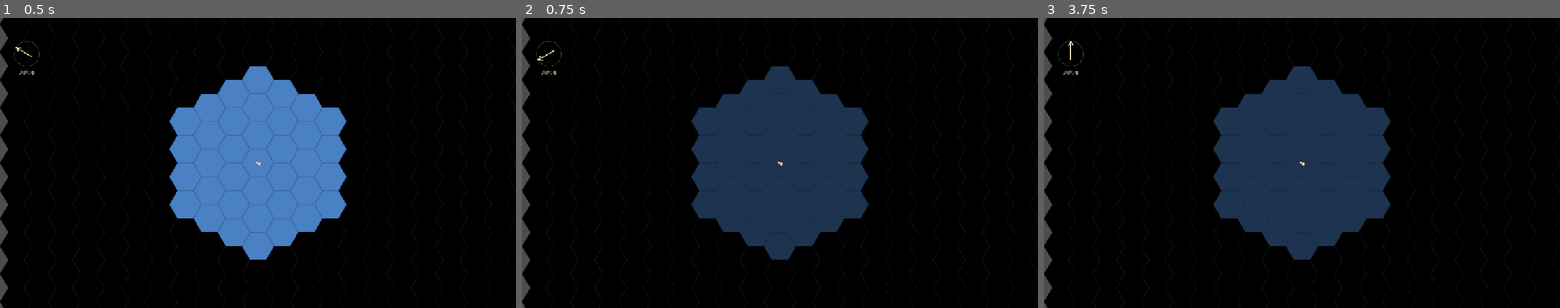
Above: before the commit, frames 1-3 (left to right).
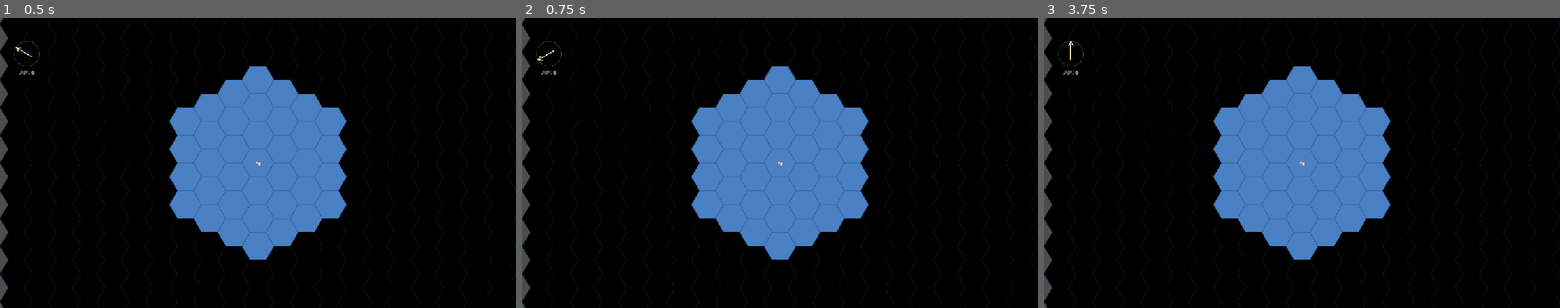
Above: after the commit, the same moments.

Repository: pdesjardins/windfall
Game: Godot game, scene res://node_2d.tscn
Same seed, same stepped clock (60 frames per second), same inputs: the game is played once before the commit and once after it.
Inputs (mouse positions are in pixels of both pictures, inside the frame that each line leads up to):
- Up to frame 1 (0.5 s): no input
- Up to frame 2 (0.75 s): tap Enter at 0.5 s; move the mouse to (893, 148) at 0.52 s; tap B at 0.6 s; click (893, 148) at 0.67 s
- Up to frame 3 (3.75 s): tap Space at 1.25, 2.75 s; drag from (1198, 177) to (1276, 221) at 1.27 s; tap Enter at 2, 3.5 s; move the mouse to (1353, 99) at 2.02 s; tap F at 2.1 s; click (1353, 99) at 2.17 s; tap B at 2.3 s; drag from (1276, 221) to (1147, 119) at 2.77 s; move the mouse to (1456, 206) at 3.52 s; tap Keypad Enter at 3.6 s; click (1456, 206) at 3.67 s

Frame 1 is identical in both runs. In frame 2, 17% of the frame differs, in the area x 32-68%, y 16-84%; in frame 3, 17%.

Commit message:
Implemented fort building and fortification detection.

Diff:
--- a/godot/CrewMarker.gd
+++ b/godot/CrewMarker.gd
@@ -3,6 +3,8 @@
 
 var map_pos: Vector2i = Vector2i.ZERO
 var ap_remaining: int = 1
+var building: bool = false
+var build_pos: Vector2i = Vector2i.ZERO
 
 
 func _ready() -> void:
--- /dev/null
+++ b/godot/FortLines.gd
@@ -0,0 +1,42 @@
+class_name FortLines
+extends Node2D
+
+var _live_walls: PackedByteArray
+var _width: int
+var _height: int
+var _layer: TileMapLayer
+
+
+func update(live_walls: PackedByteArray, width: int, height: int, layer: TileMapLayer) -> void:
+	_live_walls = live_walls
+	_width = width
+	_height = height
+	_layer = layer
+	queue_redraw()
+
+
+func _draw() -> void:
+	if _live_walls.is_empty():
+		return
+	for y in _height:
+		for x in _width:
+			var idx := y * _width + x
+			if _live_walls[idx] == 0:
+				continue
+			var cell := Vector2i(x, y)
+			var from_world := _layer.map_to_local(cell)
+			var neighbors := _layer.get_surrounding_cells(cell)
+			for neighbor in neighbors:
+				if not _in_bounds(neighbor):
+					continue
+				var nidx := neighbor.y * _width + neighbor.x
+				if _live_walls[nidx] == 0:
+					continue
+				if nidx <= idx:
+					continue
+				draw_line(from_world, _layer.map_to_local(neighbor),
+						Color("#5a4a3a"), 3.0, true)
+
+
+func _in_bounds(pos: Vector2i) -> bool:
+	return pos.x >= 0 and pos.x < _width and pos.y >= 0 and pos.y < _height
--- a/godot/Main.gd
+++ b/godot/Main.gd
@@ -12,10 +12,17 @@
 const TERRAIN_MOUNTAIN := 4
 
 const SHIP_SIGHT_RANGE := 3
+const CREW_SIGHT_RANGE := 1
+const WALL_SIGHT_RANGE := 1
 const SHIP_CAPACITY := 10
 const CREW_COUNT := 3
 const CREW_AP_BUDGET := 1
 const DRAG_THRESHOLD := 4.0
+
+const IMPROVEMENT_NONE := 0
+const IMPROVEMENT_WALL_1 := 1
+const IMPROVEMENT_WALL_2 := 2
+const IMPROVEMENT_WALL := 3
 
 # Tunable thresholds — all noise values are in the range -1.0 to 1.0
 const WATER_THRESHOLD: float = 0.05
@@ -24,7 +31,10 @@
 const FOREST_THRESHOLD: float = 0.0
 
 var terrain_data: PackedByteArray
+var improvements: PackedByteArray
+var live_walls: PackedByteArray
 var fog := Fog.new()
+var _fort_lines: FortLines
 var _ship_position := Vector2i.ZERO
 var _ship_direction: int = 1
 var _ship_selected := false
@@ -49,11 +59,18 @@
 	_wind_dir = _game_seed % 6
 	_setup_tileset()
 	_generate_terrain()
+	improvements = PackedByteArray()
+	improvements.resize(MAP_WIDTH * MAP_HEIGHT)
+	live_walls = PackedByteArray()
+	live_walls.resize(MAP_WIDTH * MAP_HEIGHT)
 	_render_terrain()
 	_setup_fog_layer()
+	_setup_improvement_layer()
 	fog.setup(MAP_WIDTH, MAP_HEIGHT)
 	_place_ship()
 	_render_fog()
+	_fort_lines = FortLines.new()
+	$World.add_child(_fort_lines)
 	_overlay = SelectionOverlay.new()
 	$World.add_child(_overlay)
 	_setup_camera()
@@ -67,6 +84,8 @@
 		elif not event.ctrl_pressed and not event.shift_pressed:
 			if event.keycode == KEY_ENTER or event.keycode == KEY_KP_ENTER:
 				_end_turn()
+			elif event.keycode == KEY_B:
+				_try_start_build()
 	elif event is InputEventMouseButton and event.button_index == MOUSE_BUTTON_LEFT:
 		if event.pressed:
 			_drag_start = event.position
@@ -103,6 +122,8 @@
 		_select_ship()
 	else:
 		for crew: CrewMarker in _crew_units:
+			if crew.building:
+				continue
 			if crew.map_pos == clicked:
 				_select_crew(crew)
 				break
@@ -170,9 +191,28 @@
 	_wind_dir = Wind.apply_shift(_wind_dir, shift)
 	_ship_budget = Wind.SHIP_MOVE_BUDGET
 	for crew: CrewMarker in _crew_units:
-		crew.ap_remaining = CREW_AP_BUDGET
+		if not crew.building:
+			crew.ap_remaining = CREW_AP_BUDGET
+		else:
+			var idx := crew.build_pos.y * MAP_WIDTH + crew.build_pos.x
+			match improvements[idx]:
+				IMPROVEMENT_WALL_1:
+					improvements[idx] = IMPROVEMENT_WALL_2
+				IMPROVEMENT_WALL_2:
+					improvements[idx] = IMPROVEMENT_WALL
+					crew.building = false
 	_clear_selection()
+	_render_improvements()
+	_detect_forts()
 	fog.end_turn()
+	var fl := $World/TerrainLayer as TileMapLayer
+	fog.set_visible(_ship_position.x, _ship_position.y, SHIP_SIGHT_RANGE, fl)
+	for crew: CrewMarker in _crew_units:
+		fog.set_visible(crew.map_pos.x, crew.map_pos.y, CREW_SIGHT_RANGE, fl)
+	for y in MAP_HEIGHT:
+		for x in MAP_WIDTH:
+			if live_walls[y * MAP_WIDTH + x] == 1:
+				fog.set_visible(x, y, WALL_SIGHT_RANGE, fl)
 	_render_fog()
 	_update_wind_indicator()
 
@@ -221,8 +261,9 @@
 	for neighbor: Vector2i in layer.get_surrounding_cells(_ship_position):
 		if not _in_bounds(neighbor):
 			continue
-		var t := terrain_data[neighbor.y * MAP_WIDTH + neighbor.x]
-		if t != TERRAIN_OCEAN and t != TERRAIN_MOUNTAIN:
+		var idx := neighbor.y * MAP_WIDTH + neighbor.x
+		var t := terrain_data[idx]
+		if t != TERRAIN_OCEAN and t != TERRAIN_MOUNTAIN and improvements[idx] != IMPROVEMENT_WALL:
 			targets.append(neighbor)
 	return targets
 
@@ -257,6 +298,8 @@
 	marker.ap_remaining = CREW_AP_BUDGET
 	_crew_units.append(marker)
 	$World/Units.add_child(marker)
+	fog.set_visible(target.x, target.y, CREW_SIGHT_RANGE, layer)
+	_render_fog()
 
 
 func _embark_crew(crew: CrewMarker) -> void:
@@ -270,6 +313,140 @@
 	crew.map_pos = target
 	crew.position = layer.map_to_local(target)
 	crew.ap_remaining -= 1
+	fog.set_visible(target.x, target.y, CREW_SIGHT_RANGE, layer)
+	_render_fog()
+
+
+func _try_start_build() -> void:
+	if _selected_crew == null or _selected_crew.building or _selected_crew.ap_remaining == 0:
+		return
+	var pos := _selected_crew.map_pos
+	var idx := pos.y * MAP_WIDTH + pos.x
+	var t := terrain_data[idx]
+	if t == TERRAIN_OCEAN or t == TERRAIN_MOUNTAIN:
+		return
+	if improvements[idx] != IMPROVEMENT_NONE:
+		return
+	_selected_crew.building = true
+	_selected_crew.build_pos = pos
+	_selected_crew.ap_remaining = 0
+	improvements[idx] = IMPROVEMENT_WALL_1
+	_render_improvements()
+	_clear_selection()
+
+
+func _setup_improvement_layer() -> void:
+	var ts := TileSet.new()
+	ts.tile_shape = TileSet.TILE_SHAPE_HEXAGON
+	ts.tile_layout = TileSet.TILE_LAYOUT_STACKED
+	ts.tile_offset_axis = TileSet.TILE_OFFSET_AXIS_VERTICAL
+	ts.tile_size = Vector2i(TILE_W, TILE_H)
+
+	for name in ["wall_1", "wall_2", "wall"]:
+		var tex: Texture2D = load("res://tiles/" + name + ".svg")
+		var source := TileSetAtlasSource.new()
+		source.texture = tex
+		source.texture_region_size = Vector2i(TILE_W, TILE_H)
+		source.create_tile(Vector2i(0, 0))
+		ts.add_source(source)
+
+	$World/ImprovementLayer.tile_set = ts
+
+
+func _render_improvements() -> void:
+	var layer: TileMapLayer = $World/ImprovementLayer
+	for y in MAP_HEIGHT:
+		for x in MAP_WIDTH:
+			match improvements[y * MAP_WIDTH + x]:
+				IMPROVEMENT_WALL_1:
+					layer.set_cell(Vector2i(x, y), 0, Vector2i(0, 0))
+				IMPROVEMENT_WALL_2:
+					layer.set_cell(Vector2i(x, y), 1, Vector2i(0, 0))
+				IMPROVEMENT_WALL:
+					layer.set_cell(Vector2i(x, y), 2, Vector2i(0, 0))
+				_:
+					layer.erase_cell(Vector2i(x, y))
+
+
+func _detect_forts() -> void:
+	live_walls.fill(0)
+	var layer := $World/TerrainLayer as TileMapLayer
+
+	# Step 1: outside-in BFS — mark all open cells reachable from the exterior
+	var exterior := {}
+	var queue: Array[Vector2i] = []
+	for y in MAP_HEIGHT:
+		for x in MAP_WIDTH:
+			var idx := y * MAP_WIDTH + x
+			if improvements[idx] == IMPROVEMENT_WALL or terrain_data[idx] == TERRAIN_MOUNTAIN:
+				continue
+			if terrain_data[idx] == TERRAIN_OCEAN or x == 0 or x == MAP_WIDTH - 1 or y == 0 or y == MAP_HEIGHT - 1:
+				var cell := Vector2i(x, y)
+				exterior[cell] = true
+				queue.append(cell)
+	while queue.size() > 0:
+		var cell: Vector2i = queue.pop_front()
+		for neighbor: Vector2i in layer.get_surrounding_cells(cell):
+			if not _in_bounds(neighbor) or exterior.has(neighbor):
+				continue
+			var nidx := neighbor.y * MAP_WIDTH + neighbor.x
+			if improvements[nidx] == IMPROVEMENT_WALL or terrain_data[nidx] == TERRAIN_MOUNTAIN:
+				continue
+			exterior[neighbor] = true
+			queue.append(neighbor)
+
+	# Step 2: BFS each enclosed land region, collect boundary walls
+	var visited := {}
+	for y in MAP_HEIGHT:
+		for x in MAP_WIDTH:
+			var cell := Vector2i(x, y)
+			var idx := y * MAP_WIDTH + x
+			if exterior.has(cell) or visited.has(cell):
+				continue
+			if improvements[idx] == IMPROVEMENT_WALL or terrain_data[idx] == TERRAIN_MOUNTAIN or terrain_data[idx] == TERRAIN_OCEAN:
+				continue
+
+			var component_set := {cell: true}
+			var rqueue: Array[Vector2i] = [cell]
+			var boundary_walls: Array[Vector2i] = []
+			var seen_walls := {}
+
+			while rqueue.size() > 0:
+				var rc: Vector2i = rqueue.pop_front()
+				for neighbor: Vector2i in layer.get_surrounding_cells(rc):
+					if not _in_bounds(neighbor):
+						continue
+					var nidx := neighbor.y * MAP_WIDTH + neighbor.x
+					if terrain_data[nidx] == TERRAIN_MOUNTAIN:
+						continue
+					if improvements[nidx] == IMPROVEMENT_WALL:
+						if not seen_walls.has(neighbor):
+							seen_walls[neighbor] = true
+							boundary_walls.append(neighbor)
+					elif not exterior.has(neighbor) and not component_set.has(neighbor):
+						component_set[neighbor] = true
+						rqueue.append(neighbor)
+
+			for c: Vector2i in component_set.keys():
+				visited[c] = true
+
+			if boundary_walls.is_empty():
+				continue
+
+			# Step 3: BFS outward through all connected walls (marks spurs live too)
+			var wi := 0
+			while wi < boundary_walls.size():
+				var wc: Vector2i = boundary_walls[wi]
+				wi += 1
+				live_walls[wc.y * MAP_WIDTH + wc.x] = 1
+				for neighbor: Vector2i in layer.get_surrounding_cells(wc):
+					if not _in_bounds(neighbor) or seen_walls.has(neighbor):
+						continue
+					if improvements[neighbor.y * MAP_WIDTH + neighbor.x] == IMPROVEMENT_WALL:
+						seen_walls[neighbor] = true
+						boundary_walls.append(neighbor)
+
+	_fort_lines.update(live_walls, MAP_WIDTH, MAP_HEIGHT, layer)
 
 
 func _setup_wind_indicator() -> void:
--- /dev/null
+++ b/godot/tiles/wall.svg
@@ -0,0 +1,8 @@
+<svg xmlns="http://www.w3.org/2000/svg" width="72" height="62" viewBox="0 0 72 62">
+  <!-- wall body -->
+  <rect x="24" y="27" width="24" height="11" rx="1" fill="#5a4a3a" stroke="#3a2a1a" stroke-width="1.5"/>
+  <!-- merlons -->
+  <rect x="24" y="21" width="6" height="9" rx="1" fill="#5a4a3a" stroke="#3a2a1a" stroke-width="1"/>
+  <rect x="33" y="21" width="6" height="9" rx="1" fill="#5a4a3a" stroke="#3a2a1a" stroke-width="1"/>
+  <rect x="42" y="21" width="6" height="9" rx="1" fill="#5a4a3a" stroke="#3a2a1a" stroke-width="1"/>
+</svg>
--- /dev/null
+++ b/godot/tiles/wall_1.svg
@@ -0,0 +1,11 @@
+<svg xmlns="http://www.w3.org/2000/svg" width="72" height="62" viewBox="0 0 72 62">
+  <!-- dashed ghost of the eventual wall — same geometry as wall.svg -->
+  <rect x="24" y="27" width="24" height="11" rx="1"
+        fill="none" stroke="#3a2a1a" stroke-width="2" stroke-dasharray="4,2"/>
+  <rect x="24" y="21" width="6" height="9" rx="1"
+        fill="none" stroke="#3a2a1a" stroke-width="2" stroke-dasharray="4,2"/>
+  <rect x="33" y="21" width="6" height="9" rx="1"
+        fill="none" stroke="#3a2a1a" stroke-width="2" stroke-dasharray="4,2"/>
+  <rect x="42" y="21" width="6" height="9" rx="1"
+        fill="none" stroke="#3a2a1a" stroke-width="2" stroke-dasharray="4,2"/>
+</svg>
--- /dev/null
+++ b/godot/tiles/wall_2.svg
@@ -0,0 +1,4 @@
+<svg xmlns="http://www.w3.org/2000/svg" width="72" height="62" viewBox="0 0 72 62">
+  <rect x="27" y="23" width="18" height="16" rx="2"
+        fill="#6a5a4a" fill-opacity="0.5" stroke="#5a4a3a" stroke-width="1.5"/>
+</svg>
Not shown, added: godot/FortLines.gd.uid
Not shown, added: godot/tiles/wall.svg.import
Not shown, added: godot/tiles/wall_1.svg.import
Not shown, added: godot/tiles/wall_2.svg.import
